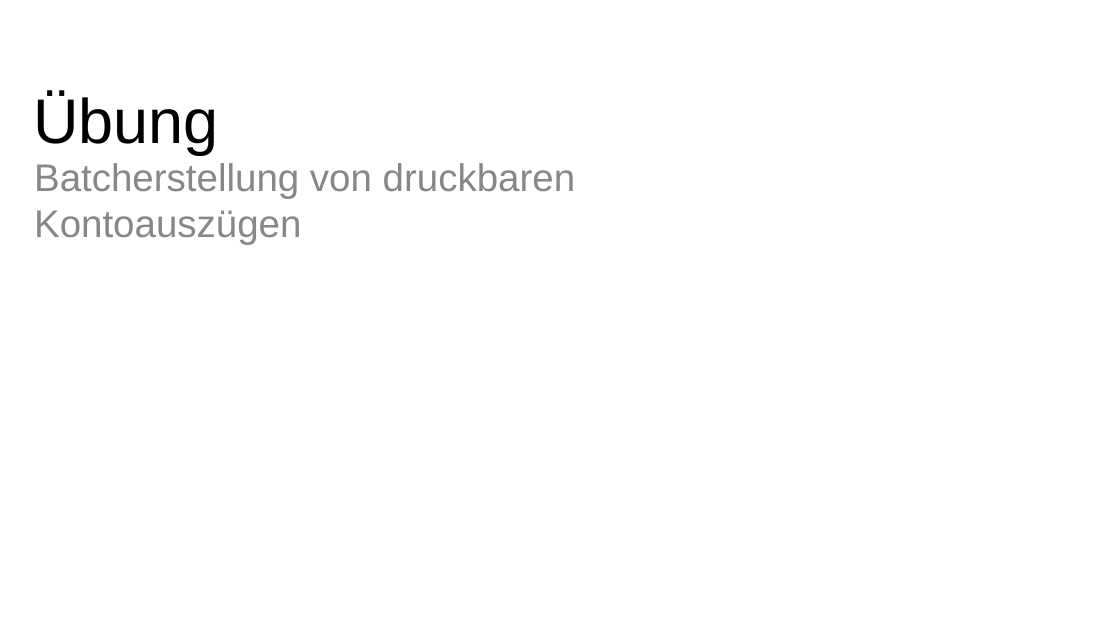
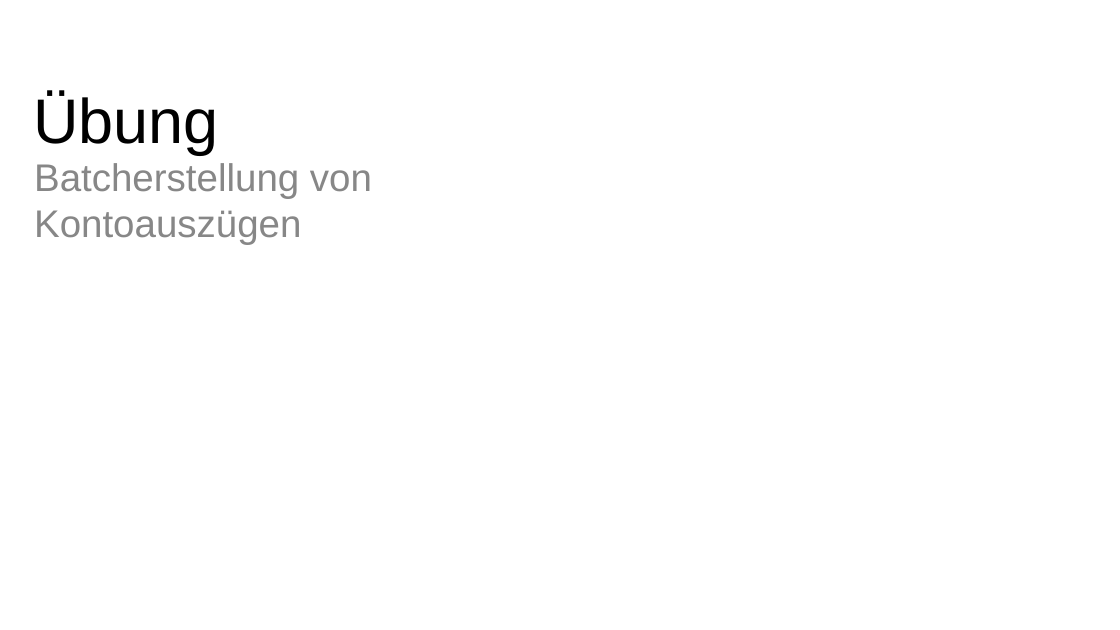
Before and after one commit to FelixSchuSi/spring_batch, a slide deck: slide 12 of spring_batch.pptx (slide 14 before the commit). Drawn at 1120x630 pixels with LibreOffice and Linux fonts; fonts in the diff are those of the drawing; background and template pictures are left out. Boxes give left, top, right and bottom in pixels: in the first picture for what was removed or moved away, otherwise in the second. Text is boxed around its words. In the diff, an @@ line names an element or a change of style, - is before the commit and + after.

```diff
--- a/spring_batch.pptx
+++ b/spring_batch.pptx
@@ subtitle at [34, 163, 372, 245]: text changed @@
-Batcherstellung von druckbaren Kontoauszügen
+Batcherstellung von Kontoauszügen
```
Also in this commit, not shown: 17 other slides changed, 14 slides added, 1 slide removed, 1 other file.
